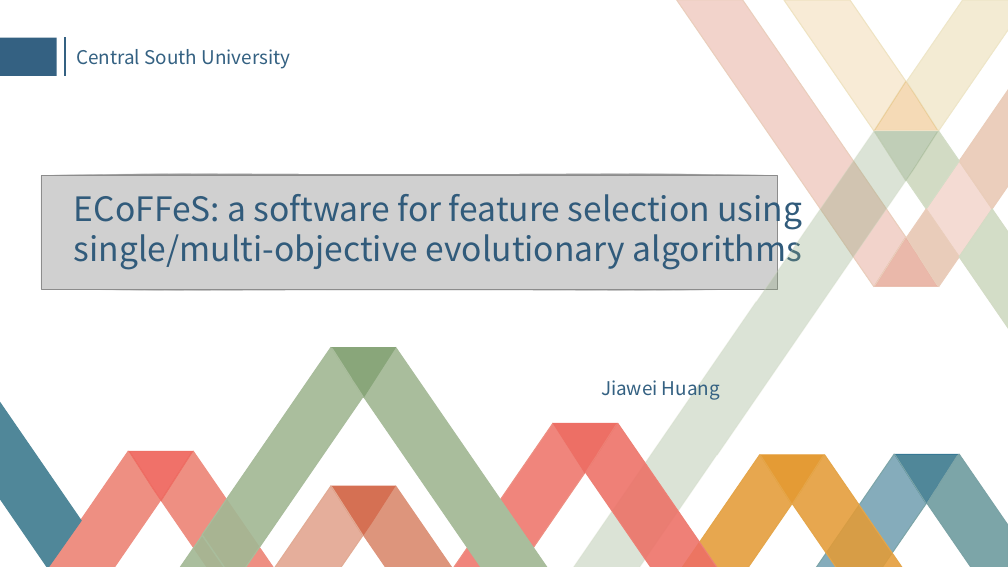
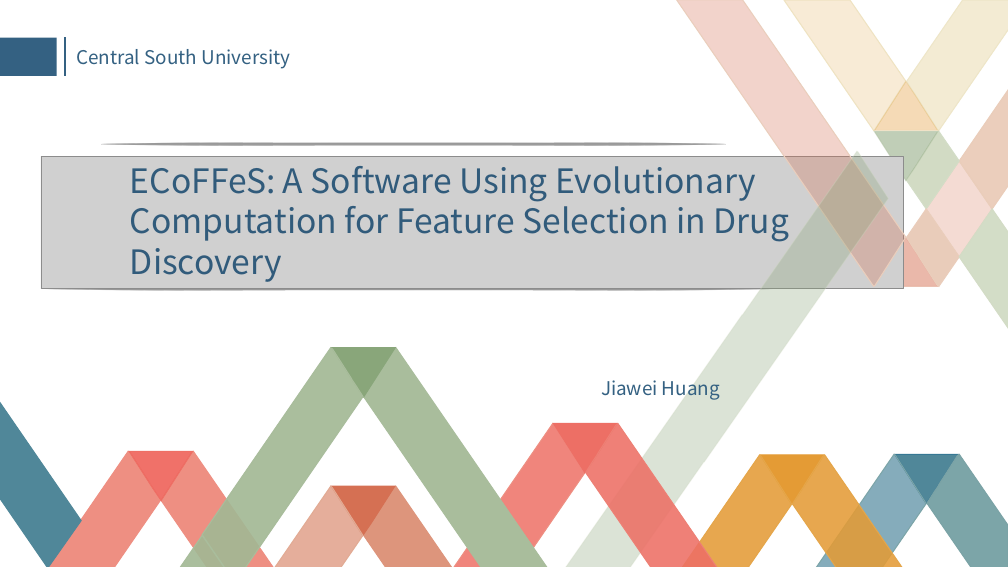
Before and after one commit to JiaweiHuang/ECoFFeS, a slide deck: slide 1 of Others/PPT/ECoFFeS.pptx. Drawn at 1008x567 pixels with LibreOffice and Linux fonts; fonts in the diff are those of the drawing; grey boxes stand for pictures; background and template pictures are left out. Boxes give left, top, right and bottom in pixels: in the first picture for what was removed or moved away, otherwise in the second. Text is boxed around its words. In the diff, an @@ line names an element or a change of style, - is before the commit and + after.

```diff
--- a/Others/PPT/ECoFFeS.pptx
+++ b/Others/PPT/ECoFFeS.pptx
@@ ellipse added at (101,142,725,146), fill gradient #000000 to #FFFFFF @@
@@ picture: place and size @@
-picture at (41,175,777,289)
+picture at (41,156,904,289)
@@ text at (130,166,790,282): text changed @@
-ECoFFeS: a software for feature selection using single/multi-objective evolutionary algorithms
+ECoFFeS: A Software Using Evolutionary Computation for Feature Selection in Drug Discovery
@@ freeform shape: place and size @@
-freeform shape at (572,132,906,567)
+freeform shape at (562,151,889,567)
```
Also in this commit, not shown: 7 other slides changed, 1 other file.
